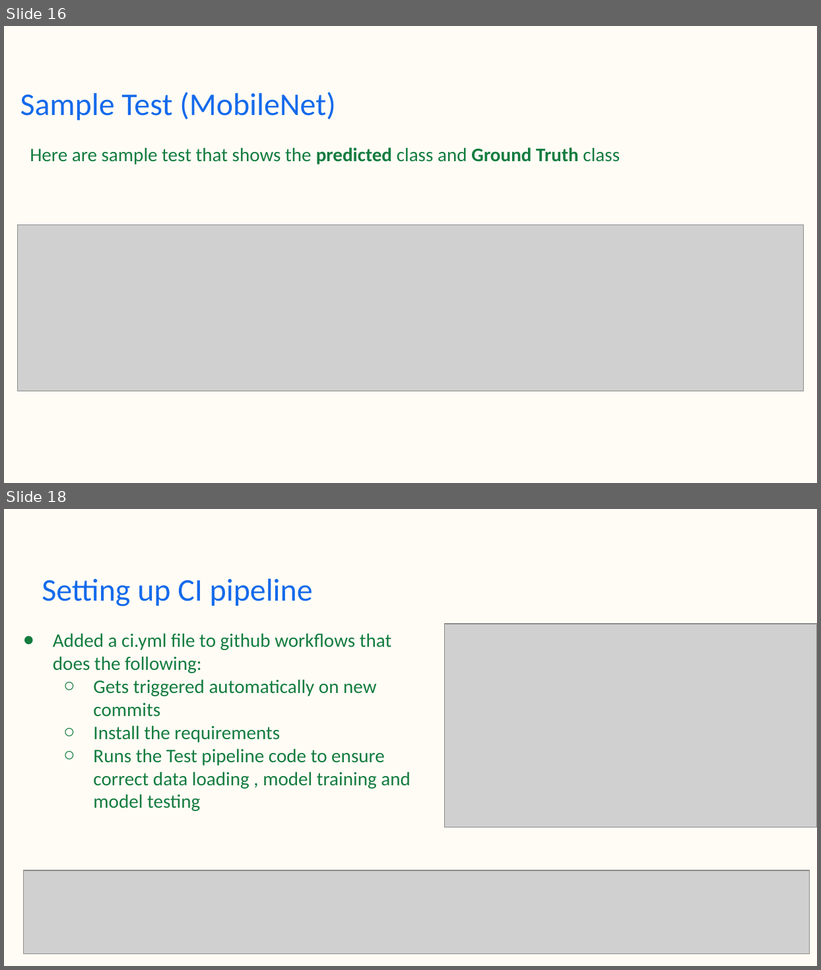
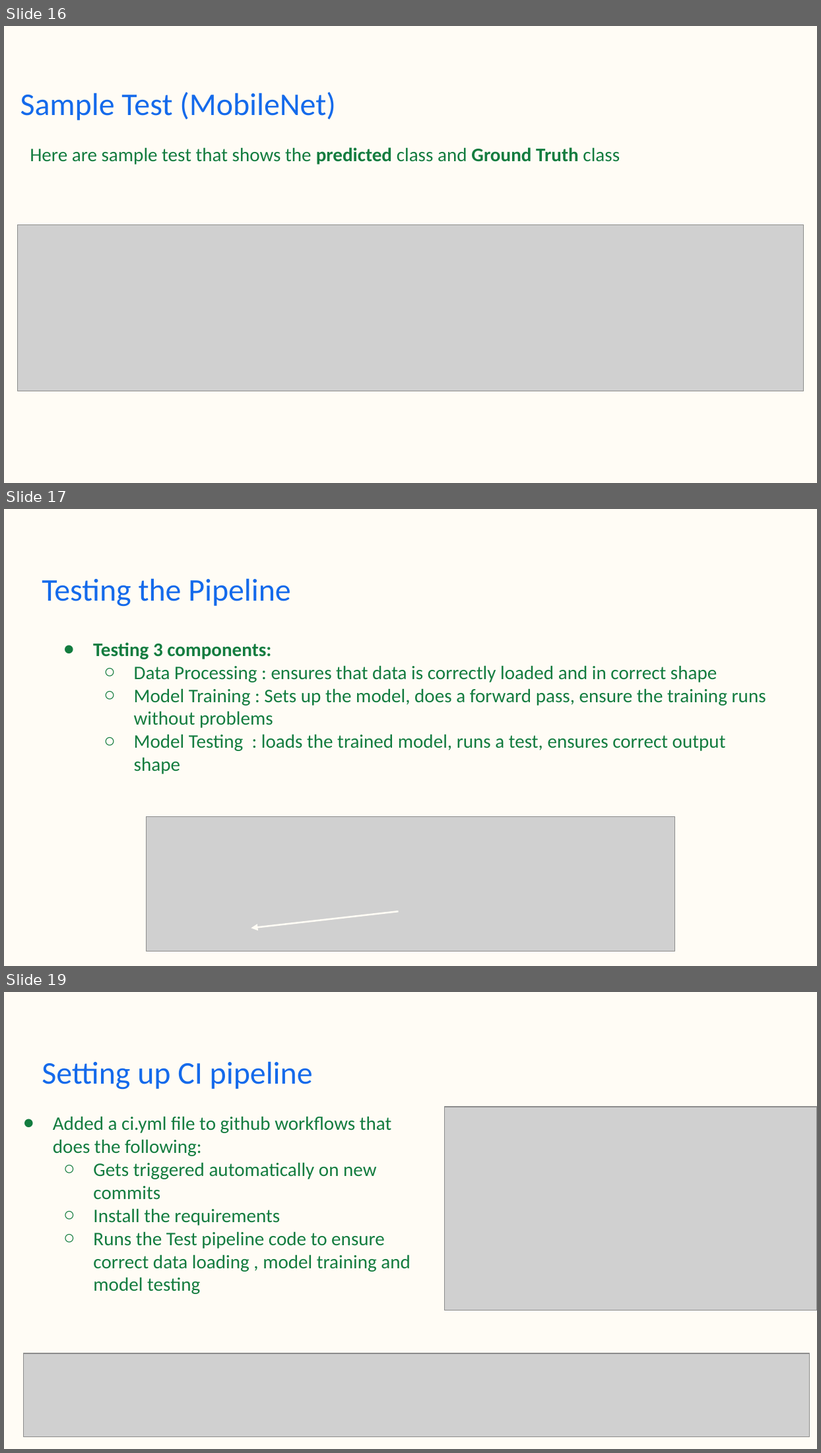
Before and after one commit to AmrRagab0/Pet-MultiClassification, a slide deck: Oxford Pet breed Multi classification.pptx. Shown one above the other, each under a label of ours: slides 16 and 18 before the commit, slides 16, 17 and 19 after it; the slides between them are not shown. The pictures are 821x970 and 821x1453 pixels, drawn with LibreOffice and Linux fonts; fonts in the diff are those of the drawing; grey boxes stand for pictures. Boxes give left, top, right and bottom in pixels: in the first picture for what was removed or moved away, otherwise in the second. Text is boxed around its words. In the diff, an @@ line names an element or a change of style, - is before the commit and + after.

```diff
--- a/Oxford Pet breed Multi classification.pptx
+++ b/Oxford Pet breed Multi classification.pptx
@@ slide 17 added at bbox=[4, 509, 817, 966], background #FFFCF5 @@
@@ title added at bbox=[42, 578, 291, 607], 28 pt, text #146AEB @@
+Testing the Pipeline
@@ text added at bbox=[93, 642, 766, 774], 17 pt, text #137C3F @@
+● Testing 3 components:
+  ○ Data Processing : ensures that data is correctly loaded and in correct shape
+  ○ Model Training : Sets up the model, does a forward pass, ensure the training runs without problems
+  ○ Model Testing : loads the trained model, runs a test, ensures correct output shape
@@ picture added at bbox=[147, 817, 675, 952] @@
@@ arrow added from (399, 912) to (252, 929), #FFFCF5 1.5 pt @@
@@ what was slide 18 is now slide 19 @@
```
Also in this commit, not shown: 7 slides changed, 1 other slide added, 1 slide removed.
